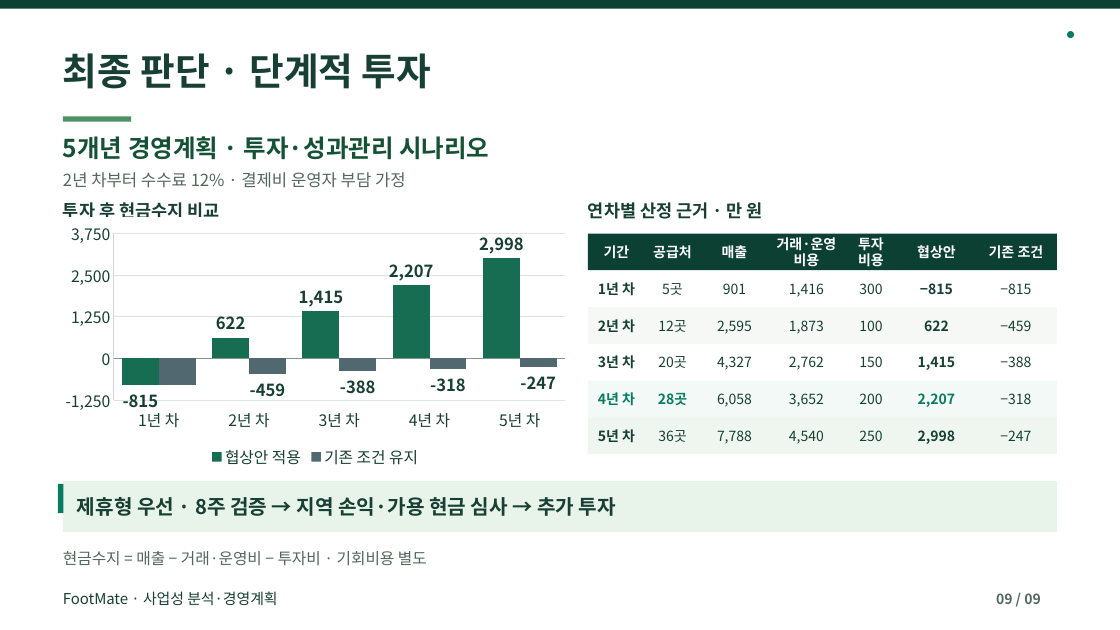
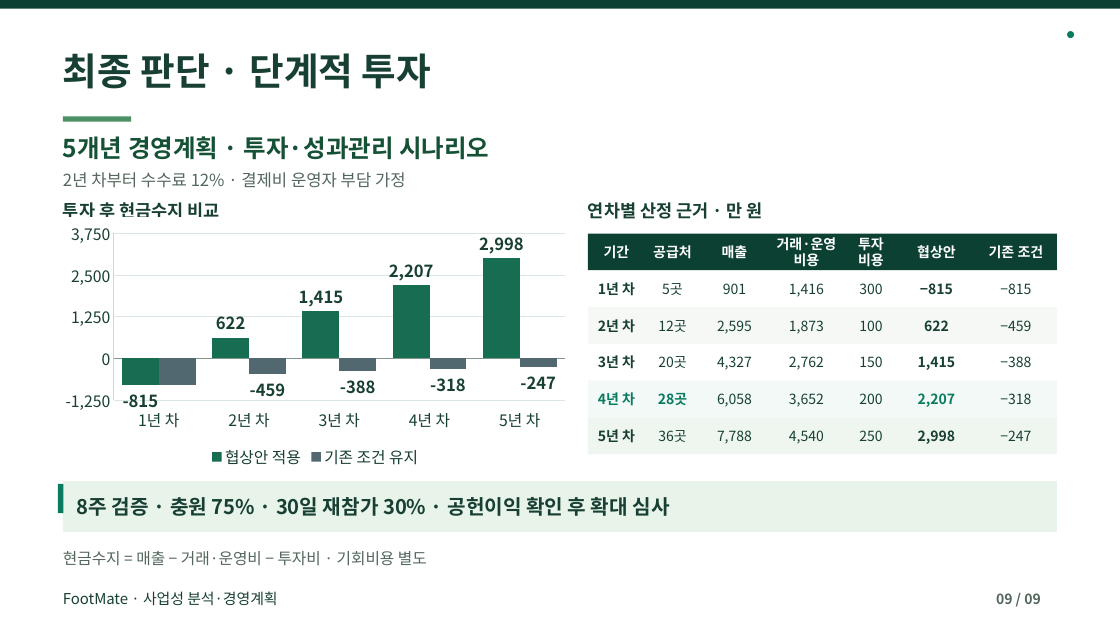
Before and after one commit to dohyunkimmm/footmate-case-study, a slide deck: slide 9 of src/case-study/downloads/footmate_report.pptx. Drawn at 1120x630 pixels with LibreOffice and Linux fonts; fonts in the diff are those of the drawing. Boxes give left, top, right and bottom in pixels: in the first picture for what was removed or moved away, otherwise in the second. Text is boxed around its words. In the diff, an @@ line names an element or a change of style, - is before the commit and + after.

Commit message:
FootMate 본문·발표자료 개선 및 수치 교차 검증 (#19)
* Improve FootMate investment decisions, calculator and presentation decks

* Exercise calculator sensitivity and slide navigation in browser QA

* Resolve FootMate editorial and calculator QA regressions

* Verify new slide descriptions and existing evidence sections

```diff
--- a/src/case-study/downloads/footmate_report.pptx
+++ b/src/case-study/downloads/footmate_report.pptx
@@ text at box(77, 497, 670, 516): text changed @@
-제휴형 우선 · 8주 검증 → 지역 손익·가용 현금 심사 → 추가 투자
+8주 검증 · 충원 75% · 30일 재참가 30% · 공헌이익 확인 후 확대 심사
```
Also in this commit, not shown: 2 other slides changed, 13 other files.
